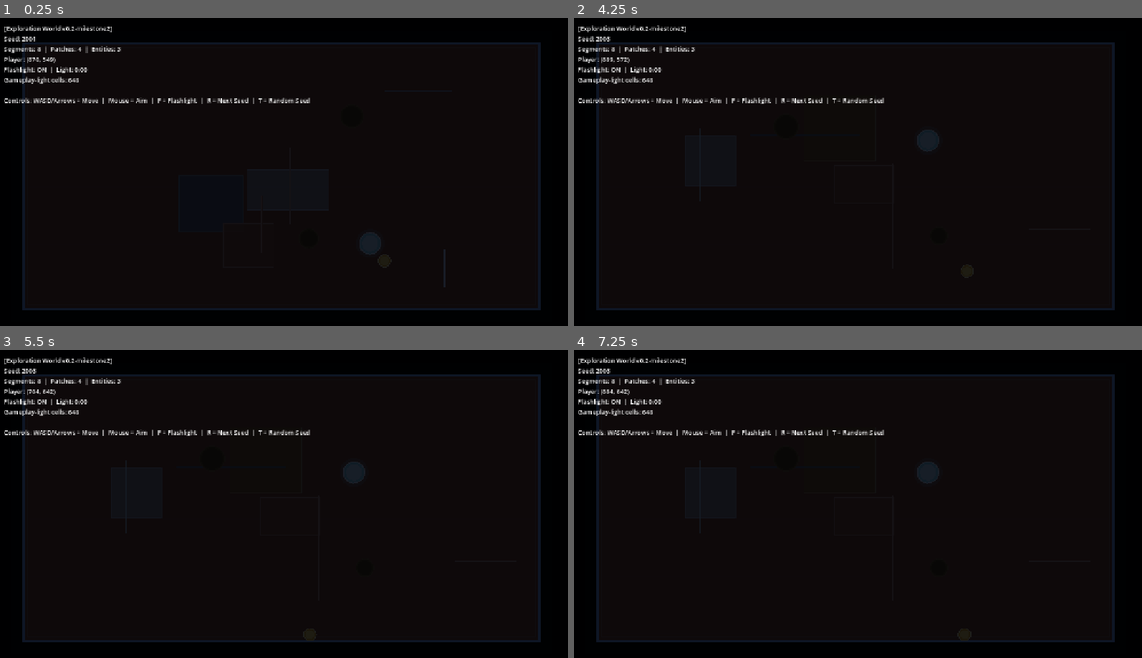
Above: before the commit, frames 1-4 (two rows, left to right).
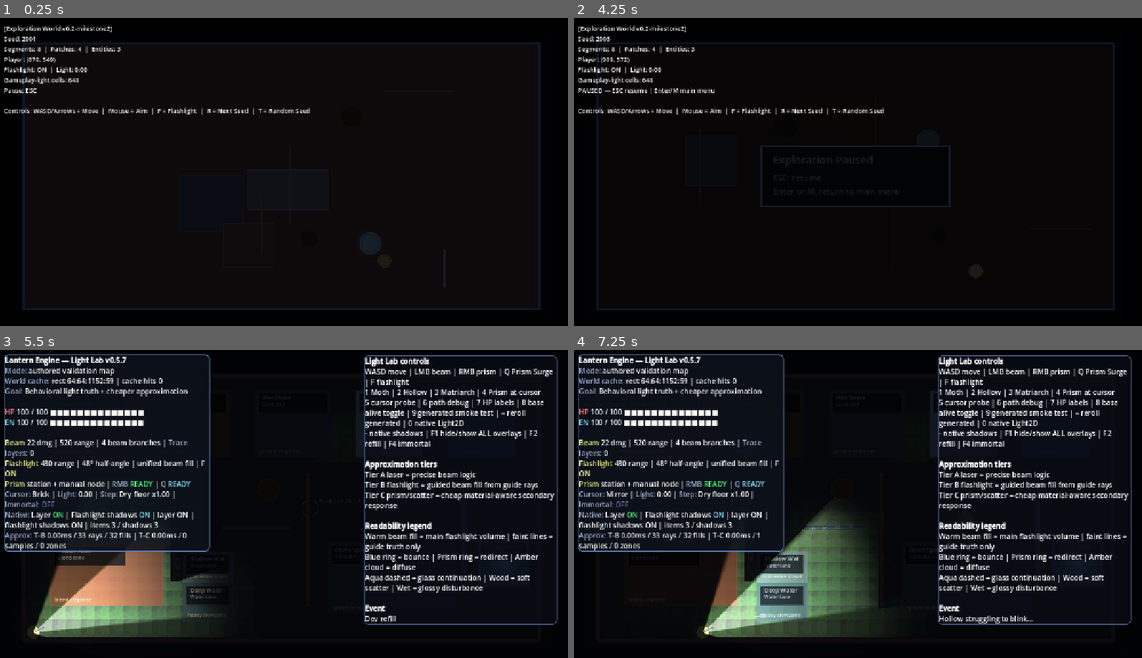
Above: after the commit, the same moments.

Repository: Nopppa/lantern-engine
Game: Godot game, scene res://scenes/exploration_scene.tscn
Same seed, same stepped clock (60 frames per second), same inputs: the game is played once before the commit and once after it. This scene is started directly instead of the project's main scene.
Inputs (mouse positions are in pixels of both pictures, inside the frame that each line leads up to):
- Up to frame 1 (0.25 s): no input
- Up to frame 2 (4.25 s): tap Enter (ui_accept) at 0.5, 0.77, 1.25, 1.52, 2.75, 3.02, 3.77 s; move the mouse to (982, 159) at 0.52 s; hold D (move_right) 0.53-1.28 s; tap Keypad Enter at 0.6, 1.55, 3.05 s; tap M at 0.8, 1.35, 2.3, 3.8 s; move the mouse to (738, 193) at 1.27 s; hold S (move_down) 1.28-2.03 s; tap R (restart_run) at 2, 3.5 s; move the mouse to (914, 104) at 2.02 s; hold D (move_right) 2.03-2.78 s; click (914, 104) at 2.1 s; move the mouse to (829, 239) at 2.77 s; hold R (grant_upgrade) 2.78-3.53 s; tap Q (cast_prism_surge) at 2.85 s; move the mouse to (1028, 224) at 3.52 s; hold A (move_left) from 3.53 s (still down); tap E (interact) at 3.6 s; tap Escape at 4.15 s
- Up to frame 3 (5.5 s): move the mouse to (107, 460) at 4.27 s; right-click (107, 460) at 4.35 s; tap Enter (ui_accept) at 4.52 s; tap Keypad Enter at 4.55 s; move the mouse to (312, 507) at 5.02 s; release A (move_left) at 5.03 s; hold S (move_down) from 5.03 s (still down); tap Q (quick_refill) at 5.1 s; tap M at 5.3 s
- Up to frame 4 (7.25 s): tap Enter (ui_accept) at 5.75, 6.02, 6.77 s; move the mouse to (767, 427) at 5.77 s; release S (move_down) at 5.78 s; hold D (move_right) 5.78-6.53 s; tap 2 (spawn_hollow) at 5.85 s; tap Keypad Enter at 6.05 s; move the mouse to (982, 491) at 6.52 s; hold R (grant_upgrade) from 6.53 s (still down); tap 1 (spawn_moth) at 6.6 s; tap M at 6.8 s

The runs differ from the first frame. In frame 1, 1.1% of the frame differs, in the area x 0-55%, y 22-32%; in frame 2, 1.9%; in frame 3, 22%; in frame 4, 24%, in the area x 0-99%, y 1-95%.
Error in both runs: Invalid access to property or key 'flashlight_on' on a base object of type 'Node2D (ExplorationScene)'. (res://scripts/gameplay/flashlight_visuals.gd:53)

Commit message:
feat(exploration): add pause menu return path

Diff:
--- a/scripts/exploration_scene.gd
+++ b/scripts/exploration_scene.gd
@@ -30,6 +30,7 @@
 const FLASHLIGHT_RANGE := 420.0
 const FLASHLIGHT_HALF_ANGLE := 48.0
 const BEAM_OFFSET := 4.0
+const MAIN_MENU_SCENE_PATH := "res://scenes/main.tscn"
 
 ## Seed used for this scene instance.  Change to explore different worlds.
 @export var world_seed: int = 2001
@@ -48,6 +49,7 @@
 var _flashlight_render_packet: Dictionary = LightTypes.empty_render_packet("flashlight")
 var _approx_flashlight_frontier := {}
 var _native_light_presentation: NativeLightPresentation = null
+var _pause_open := false
 
 # Material color palette for visualization
 const MATERIAL_COLORS := {
@@ -74,17 +76,25 @@
 	])
 
 func _process(delta: float) -> void:
-	_update_player(delta)
-	_rebuild_gameplay_light_field()
-	if _gameplay_light_field != null:
-		_gameplay_light_field.process_field(delta)
-	DeadAliveGrid.update(_dead_alive_cells, delta, Callable(self, "_sample_gameplay_light"))
-	_update_native_light_presentation()
+	if not _pause_open:
+		_update_player(delta)
+		_rebuild_gameplay_light_field()
+		if _gameplay_light_field != null:
+			_gameplay_light_field.process_field(delta)
+		DeadAliveGrid.update(_dead_alive_cells, delta, Callable(self, "_sample_gameplay_light"))
+		_update_native_light_presentation()
 	_update_hud()
 	queue_redraw()
 
 func _input(event: InputEvent) -> void:
 	if event is InputEventKey and event.pressed and not event.echo:
+		if event.keycode == KEY_ESCAPE:
+			_toggle_pause_menu()
+			return
+		if _pause_open:
+			if event.keycode == KEY_ENTER or event.keycode == KEY_KP_ENTER or event.keycode == KEY_M:
+				_return_to_main_menu()
+			return
 		if event.keycode == KEY_R:
 			reroll(world_seed + 1)
 		elif event.keycode == KEY_T:
@@ -175,7 +185,10 @@
 func _update_hud() -> void:
 	if _hud_label == null:
 		return
-	_hud_label.text = "[%s]\nSeed: %d\nSegments: %d  |  Patches: %d  |  Entities: %d\nPlayer: (%.0f, %.0f)\nFlashlight: %s  |  Light: %.2f\nGameplay-light cells: %d\n\nControls: WASD/Arrows = Move  |  Mouse = Aim  |  F = Flashlight  |  R = Next Seed  |  T = Random Seed" % [
+	var pause_line := "Pause: ESC"
+	if _pause_open:
+		pause_line = "PAUSED — ESC resume | Enter/M main menu"
+	_hud_label.text = "[%s]\nSeed: %d\nSegments: %d  |  Patches: %d  |  Entities: %d\nPlayer: (%.0f, %.0f)\nFlashlight: %s  |  Light: %.2f\nGameplay-light cells: %d\n%s\n\nControls: WASD/Arrows = Move  |  Mouse = Aim  |  F = Flashlight  |  R = Next Seed  |  T = Random Seed" % [
 		SCENE_LABEL,
 		world_seed,
 		segment_count(),
@@ -185,7 +198,8 @@
 		_player_pos.y,
 		("ON" if _flashlight_on else "OFF"),
 		_sample_gameplay_light(_player_pos),
-		_dead_alive_cells.size()
+		_dead_alive_cells.size(),
+		pause_line
 	]
 
 # --- Public API ---
@@ -202,6 +216,15 @@
 		_player_node.position = _player_pos
 	queue_redraw()
 	print("[ExplorationScene] Rerolled — seed: %d  spawn: %s" % [world_seed, str(_provider.spawn_hint())])
+
+func _toggle_pause_menu() -> void:
+	_pause_open = not _pause_open
+
+func _return_to_main_menu() -> void:
+	_pause_open = false
+	var err := get_tree().change_scene_to_file(MAIN_MENU_SCENE_PATH)
+	if err != OK:
+		push_warning("[ExplorationScene] Failed to return to main menu scene: %s (%d)" % [MAIN_MENU_SCENE_PATH, err])
 
 ## World metadata passthrough.
 func world_metadata() -> Dictionary:
@@ -461,6 +484,16 @@
 	draw_rect(ARENA_RECT, Color(0.46, 0.68, 0.95, 0.95), false, 6.0)
 	draw_rect(ARENA_RECT.grow(-8.0), Color(0.76, 0.9, 1.0, 0.18), false, 2.0)
 
+	if _pause_open:
+		var panel_size := Vector2(420, 136)
+		var panel_rect := Rect2(ARENA_RECT.get_center() - panel_size * 0.5, panel_size)
+		draw_rect(ARENA_RECT, Color(0.0, 0.0, 0.0, 0.42), true)
+		draw_rect(panel_rect, Color(0.05, 0.08, 0.13, 0.94), true)
+		draw_rect(panel_rect, Color(0.72, 0.86, 1.0, 0.95), false, 3.0)
+		draw_string(ThemeDB.fallback_font, panel_rect.position + Vector2(26, 40), "Exploration Paused", HORIZONTAL_ALIGNMENT_LEFT, -1.0, 24, Color(0.95, 0.98, 1.0, 1.0))
+		draw_string(ThemeDB.fallback_font, panel_rect.position + Vector2(26, 78), "ESC: resume", HORIZONTAL_ALIGNMENT_LEFT, -1.0, 18, Color(0.84, 0.91, 1.0, 0.95))
+		draw_string(ThemeDB.fallback_font, panel_rect.position + Vector2(26, 108), "Enter or M: return to main menu", HORIZONTAL_ALIGNMENT_LEFT, -1.0, 18, Color(0.84, 0.91, 1.0, 0.95))
+
 	# Player
 	if _player_node != null:
 		draw_circle(_player_pos, PLAYER_RADIUS, Color(0.95, 0.72, 0.25, 0.9))
